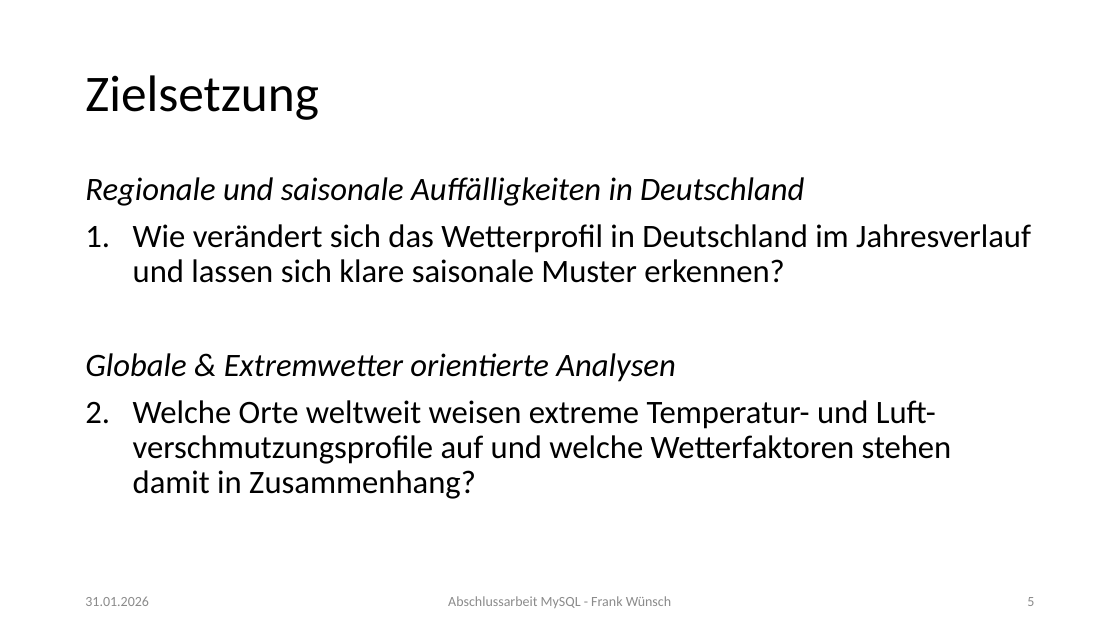
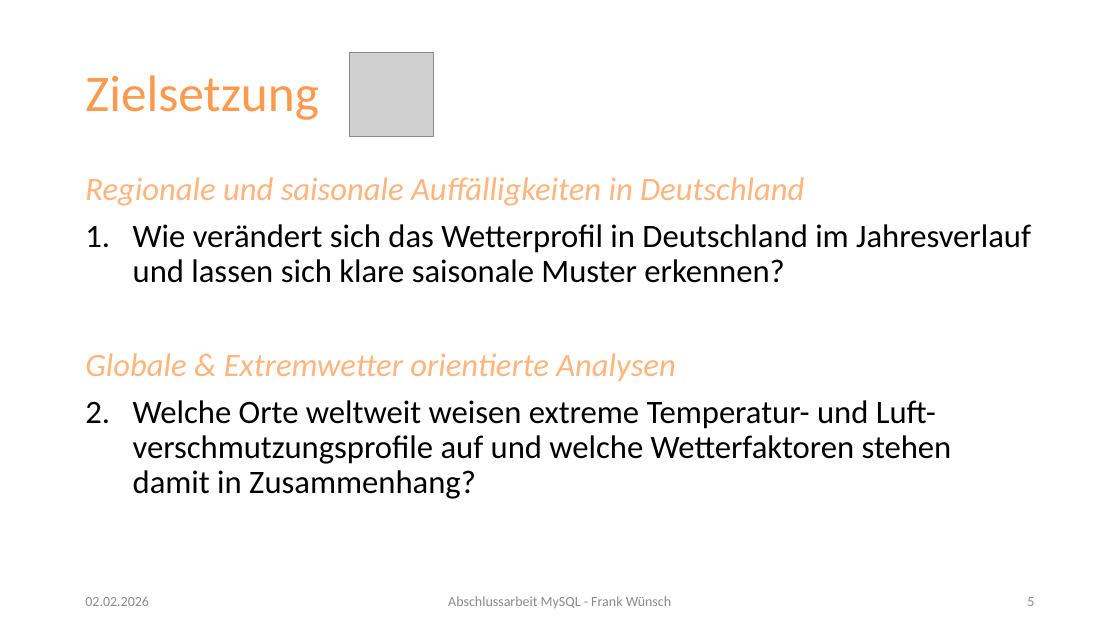
Before and after one commit to FrankWuensch/mysql_excam, a slide deck: slide 5 of Abschlusspräsentation_MySQL_Frank_Wünsch.pptx. Drawn at 1120x630 pixels with LibreOffice and Linux fonts; fonts in the diff are those of the drawing; grey boxes stand for pictures. Boxes give left, top, right and bottom in pixels: in the first picture for what was removed or moved away, otherwise in the second. Text is boxed around its words. In the diff, an @@ line names an element or a change of style, - is before the commit and + after.

```diff
--- a/Abschlusspräsentation_MySQL_Frank_Wünsch.pptx
+++ b/Abschlusspräsentation_MySQL_Frank_Wünsch.pptx
@@ title "Zielsetzung" at (85,75,319,120): text colour #000000 to #FF994E @@
@@ picture added at (350,52,434,136) @@
@@ text at (85,177,804,381): text colour #000000 to #FFB57D, letter outline none to #FF994E 0.75 pt in "Regionale und saisonale Auffälligkeiten in Deutschland", "Globale & Extremwetter orientierte Analysen" @@
@@ text at (85,596,149,606): text changed @@
-31.01.2026
+02.02.2026
```
Also in this commit, not shown: 7 other slides changed, 1 slide added, 1 other file.
